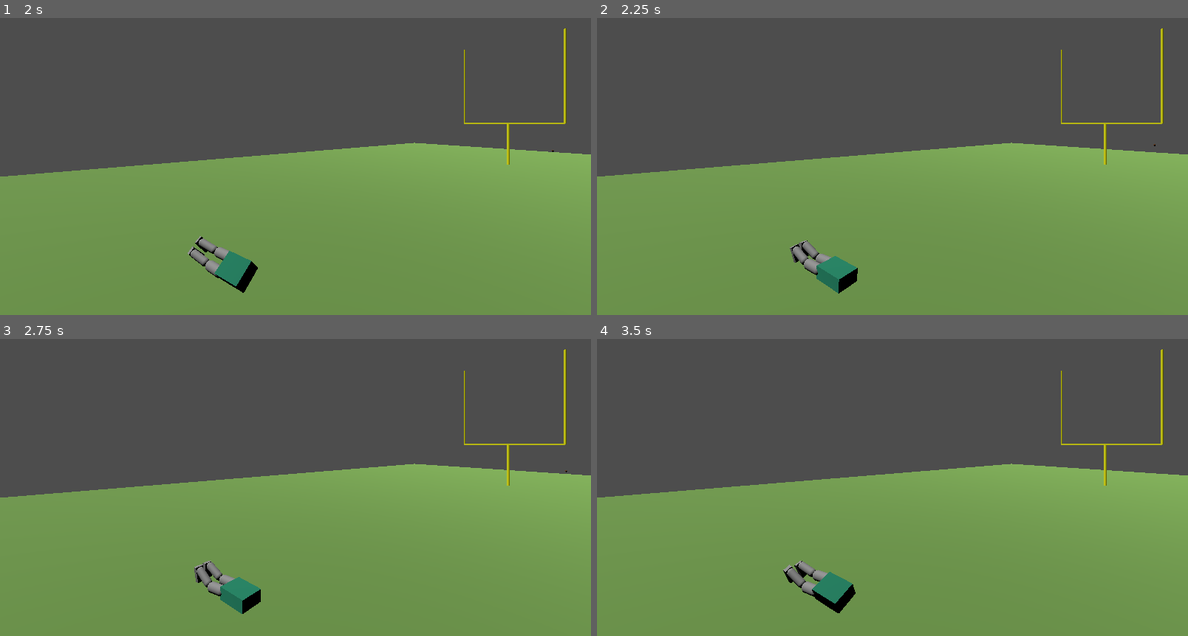
Above: before the commit, frames 1-4 (two rows, left to right).
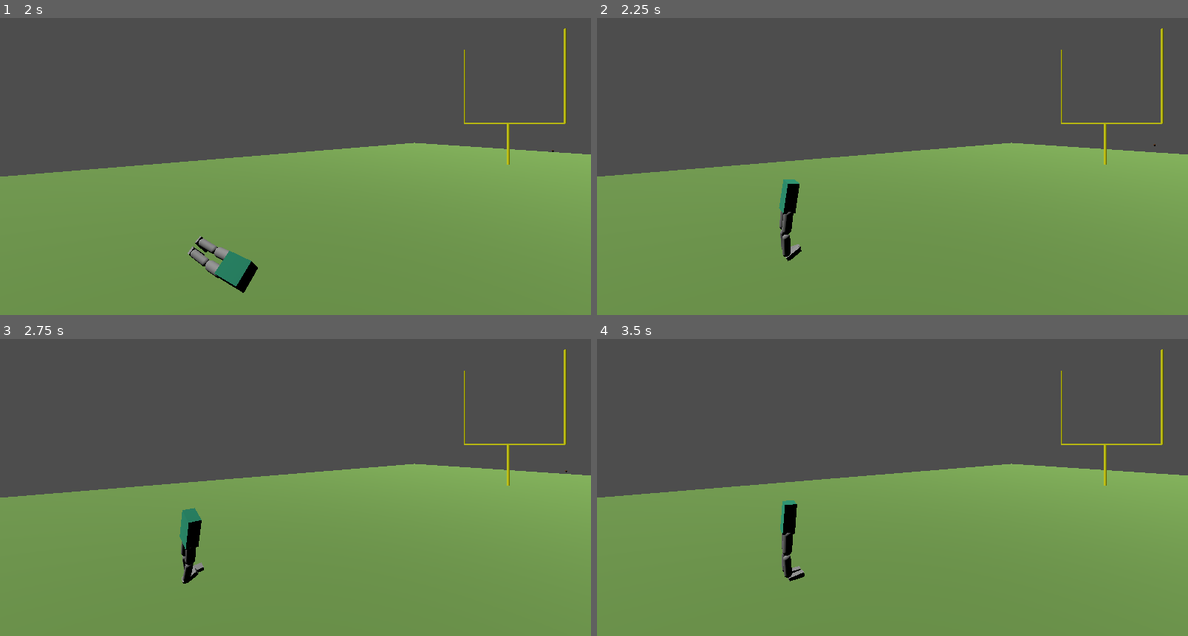
Above: after the commit, the same moments.

Repository: Edryst/field-goal-ai
Game: Godot game, scene res://Scenes/main.tscn
The game is run twice, just before and just after one commit, with the same random seed, the same clock (stepped at 60 frames per second) and the same inputs. The project has no main scene, so this scene is started directly.
Inputs:
- Up to frame 1 (2 s): tap Enter at 0.5 s; hold L (right_ankle_negative) 0.53-1.28 s; hold D (left_ankle_negative) from 1.28 s (still down)
- Up to frame 2 (2.25 s): release D (left_ankle_negative) at 2.03 s; hold L (right_ankle_negative) from 2.03 s (still down)
- Up to frame 3 (2.75 s): keep holding L (right_ankle_negative)
- Up to frame 4 (3.5 s): keep holding L (right_ankle_negative)

Frame 1 is identical in both runs. In frame 2, 1.5% of the frame differs, in the area x 30-45%, y 54-93%; in frame 3, 1.6%, in the area x 30-45%, y 56-93%; in frame 4, 1.5%.

Commit message:
Add episode manager and fall detection

Diff:
--- a/godot/Scenes/main.tscn
+++ b/godot/Scenes/main.tscn
@@ -3,6 +3,7 @@
 [ext_resource type="PackedScene" uid="uid://bkgrt6d2p2vrm" path="res://Scenes/football.tscn" id="1_jjgbg"]
 [ext_resource type="Script" uid="uid://cii3ynrbkkksr" path="res://Scripts/goal_detector.gd" id="2_bo1nx"]
 [ext_resource type="PackedScene" uid="uid://dxpo8ueqbdb8u" path="res://Scenes/garry.tscn" id="3_8gbba"]
+[ext_resource type="Script" uid="uid://bohfgdxmnqw5w" path="res://Scripts/episode_manager.gd" id="4_jjvhh"]
 
 [sub_resource type="StandardMaterial3D" id="StandardMaterial3D_7u77a"]
 albedo_color = Color(0.41960785, 0.58431375, 0.2784314, 1)
@@ -145,3 +146,6 @@
 
 [node name="CameraBehind" type="Camera3D" parent="." unique_id=1986224578]
 transform = Transform3D(-0.8948564, 0, 0.4463541, 0, 1, 0, -0.4463541, 0, -0.8948564, 7.2, 5.15, -32)
+
+[node name="EpisodeManager" type="Node" parent="." unique_id=986501743]
+script = ExtResource("4_jjvhh")
--- /dev/null
+++ b/godot/Scripts/episode_manager.gd
@@ -0,0 +1,113 @@
+extends Node
+
+# Reference to Garry so the episode manager can tell him
+# when to reset between attempts.
+@onready var garry = $"../Garry"
+
+# ============================================================
+# EPISODE SETTINGS
+# ==========================================================
+
+# Maximum amount of time one training attempt can run.
+# For now this is deliberately short so we can quickly test
+# repeated automatic resets.
+const EPISODE_DURATION := 5.0
+
+# Torso height below which Garry is considered potentially fallen.
+# We will tune this value after seeing Garry's actual heights.
+const FALL_HEIGHT := 0.75
+
+# Garry must remain below FALL_HEIGHT for this long before the episode has ended.
+# This prevents a brief crouch or physics wobble from counting as a fall.
+const FALL_GRACE_TIME := 0.25
+
+# ===========================================================
+# EPISODE STATE
+# ===========================================================
+
+# How long the current episode has been running.
+var episode_time := 0.0
+
+# Counts how many training attempts have started.
+var episode_number := 0
+
+# Prevents the manager from trying to end an episode twice
+# while Garry is still being reset.
+var episode_ending := false
+
+# Tracks how long Garry's torso has continuously remained
+# below the fall-height threshold.
+var fall_time := 0.0
+
+func _ready() -> void:
+	# Start the first training attempt as soon as the scene begins.
+	start_episode()
+
+func _physics_process(delta: float) -> void:
+	# Do not evaluate the episode while it is already ending
+	# and Garry is being reset.
+	if episode_ending:
+		return
+
+	# Track the total duration of the current attempt.
+	episode_time += delta
+
+	# ------------------------------------------------------------
+	# FALL DETECTION
+	# ------------------------------------------------------------
+
+	# Check whether Garry's torso has dropped below our
+	# minimum acceptable height.
+	if garry.get_torso_height() < FALL_HEIGHT:
+		# Keep track of how long he has remained too low.
+		fall_time += delta
+	else:
+		# If Garry gets back above the threshold, he has recovered,
+		# so discard the accumulated fall time.
+		fall_time = 0.0
+
+	# Only declare a fall if Garry has remained too low
+	# continuously for the required grace period.
+	if fall_time >= FALL_GRACE_TIME:
+		end_episode("fell")
+		return
+
+	# ------------------------------------------------------------
+	# TIME LIMIT
+	# ------------------------------------------------------------
+
+	# If Garry has not already fallen, end the attempt when
+	# the maximum episode duration is reached.
+	if episode_time >= EPISODE_DURATION:
+		end_episode("timeout")
+		return
+
+func start_episode() -> void:
+	# Reset all timers for the new attempt.
+	episode_time = 0.0
+	fall_time = 0.0
+
+	# Increase the total number of attempts.
+	episode_number += 1
+
+	print("Episode ", episode_number, " started")
+
+func end_episode(reason: String) -> void:
+	# Prevent another end condition from firing while
+	# this episode is already being cleaned up.
+	episode_ending = true
+
+	print(
+		"Episode ",
+		episode_number,
+		" ended: ",
+		reason
+	)
+
+	# Wait until Garry has completely reset before allowing
+	# the next training attempt to begin.
+	await garry.reset_garry()
+
+	start_episode()
+
+	episode_ending = false
--- a/godot/Scripts/garry.gd
+++ b/godot/Scripts/garry.gd
@@ -267,6 +267,11 @@
 		get_joint_velocity(right_shin, right_foot)
 	]
 
+func get_torso_height() -> float:
+	# Returns Garry's current torso height in world coordinates.
+	# EpisodeManager can use this to determine whether Garry
+	# has fallen without needing to know about Garry's body nodes.
+	return torso.global_position.y
 
 func get_joint_angle(body_a: RigidBody3D, body_b: RigidBody3D) -> float:
 	# Convert body B's rotation into body A's local coordinate system.
Not shown, added: godot/Scripts/episode_manager.gd.uid
